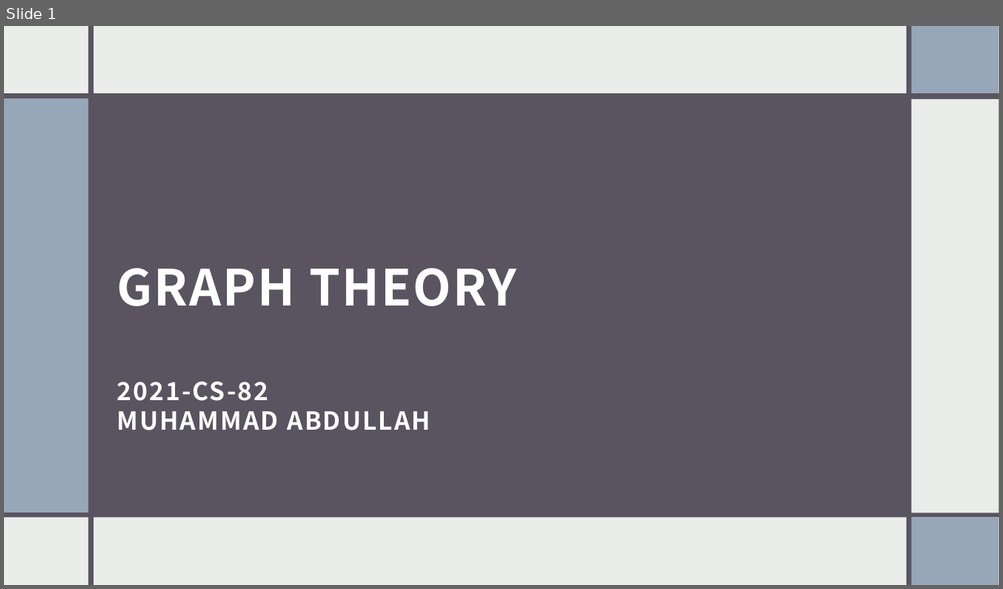
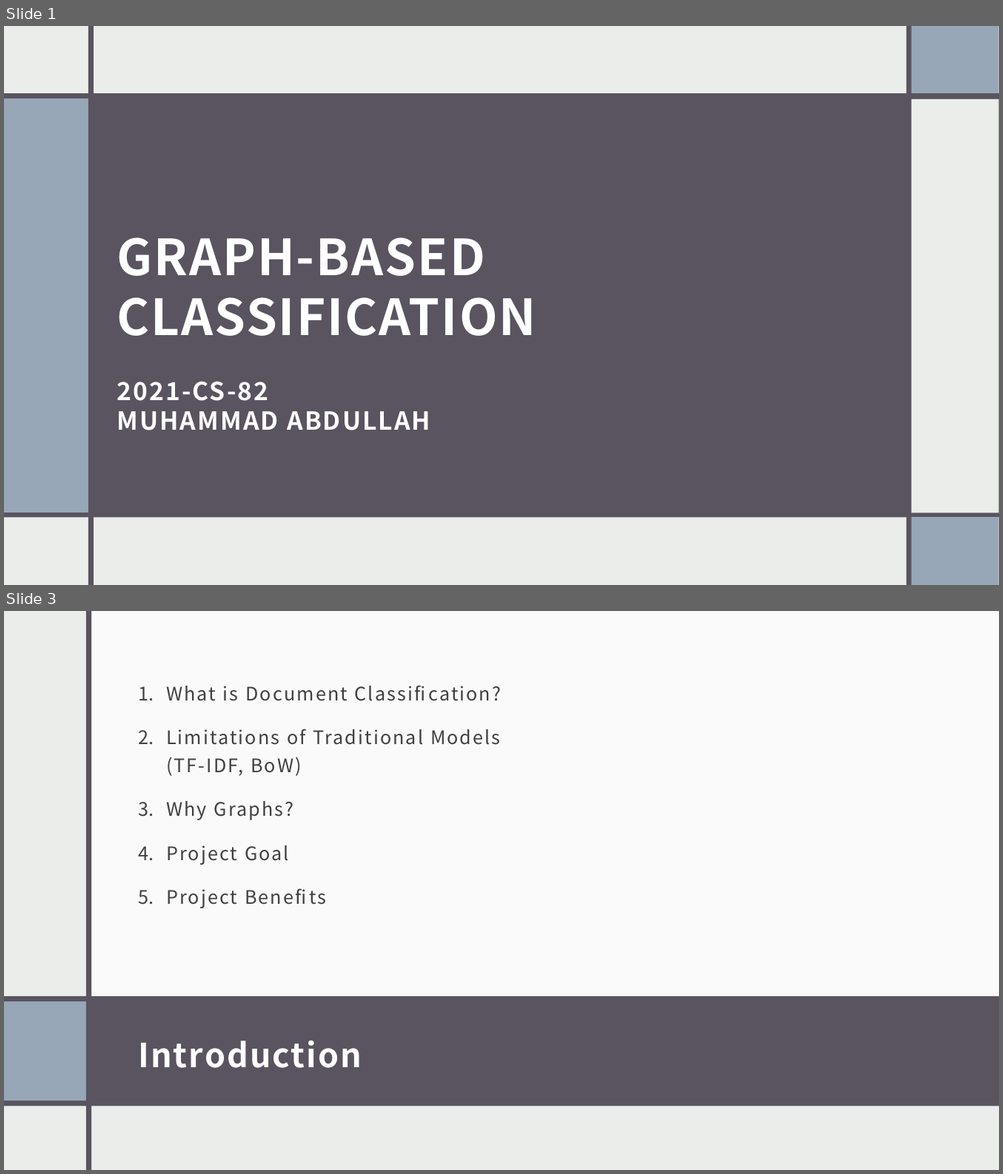
Before and after one commit to muhammadabdullah660/Graph-Based-Classification, a slide deck: Slides.pptx. Shown one above the other, each under a label of ours: slide 1 before the commit, slides 1 and 3 after it; the slides between them are not shown. The pictures are 1003x589 and 1003x1174 pixels, drawn with LibreOffice and Linux fonts; fonts in the diff are those of the drawing. Boxes give left, top, right and bottom in pixels: in the first picture for what was removed or moved away, otherwise in the second. Text is boxed around its words. In the diff, an @@ line names an element or a change of style, - is before the commit and + after.

```diff
--- a/Slides.pptx
+++ b/Slides.pptx
@@ slide 3 added at (4,611,999,1170), background #EBEDEB @@
@@ rectangle added at (86,612,91,1170), fill #595460 @@
@@ rectangle added at (89,611,999,997), fill #FFFFFF at 75% opacity @@
@@ text added at (166,686,501,908), 18 pt, text #404040 @@
+1. What is Document Classification?
+2. Limitations of Traditional Models (TF-IDF, BoW)
+3. Why Graphs?
+4. Project Goal
+5. Project Benefits
@@ rectangle added at (4,997,999,1106), fill #595460 @@
@@ rectangle added at (4,1002,86,1101), fill #97A7B8 @@
@@ title added at (138,1040,361,1068), 32 pt, text #FFFFFF, bold @@
+Introduction
@@ slide 1 changed as well @@
@@ title at (117,238,537,336): text changed @@
-GRAPH THEORY
+GRAPH-BASED CLASSIFICATION
```
Also in this commit, not shown: 1 other slide changed, 7 other slides added, 11 slides removed, 5 other files.
